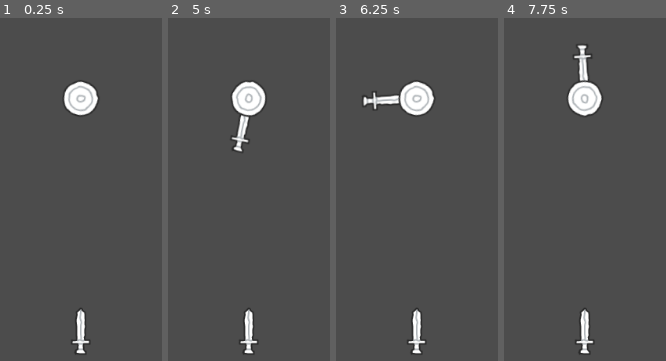
Above: before the commit, frames 1-4 (left to right).
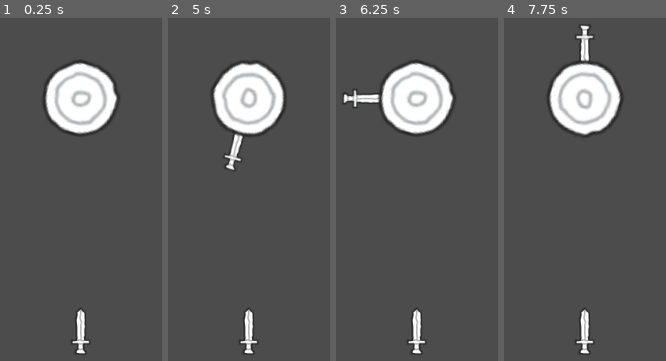
Above: after the commit, the same moments.

Repository: alijomeiy/target
Game: Godot game, scene res://Main/Main.tscn
Two runs of this game, one before a commit and one after it. Both use one fixed random seed, a clock stepped at 60 frames per second and the inputs below.
Inputs:
- Up to frame 1 (0.25 s): no input
- Up to frame 2 (5 s): tap Enter at 4.25 s
- Up to frame 3 (6.25 s): no input
- Up to frame 4 (7.75 s): no input

The runs differ from the first frame. In frame 1, 6.8% of the frame differs, in the area x 26-75%, y 12-35%; in frame 2, 7.4%; in frame 3, 7.3%; in frame 4, 7.4%, in the area x 26-74%, y 2-35%.

Commit message:
Add game over (print)     - change collision shape size, both knife and target     - Some layer change to detect knife and target easyer!

Diff:
--- a/Knifes/Knife.gd
+++ b/Knifes/Knife.gd
@@ -6,12 +6,13 @@
 export var speed: float
 
 var state
+var target
 var direction
 var key_pressed_id
 
 func _ready():
 	state = "begin"
-	var target = get_node("../Target")
+	target = get_node("../Target")
 	target.connect("arrow_entered", self, "_on_Target_arrow_entered")
 	key_pressed_id = "shoot_" + str(id)
 	direction = target.global_position - global_position
@@ -33,6 +34,12 @@
 	position += direction * speed * delta
 
 func _on_Target_arrow_entered(area):
-	print("on arrow entered!")
 	if area == $Area2D:
 		state = "collide"
+
+func _on_Area2D_area_entered(area):
+	print("target:", target.layer, " --- area: ", area.collision_layer)
+	if target.layer == area.collision_layer:
+		return
+	print(area.name)
+	print("game over!")
--- a/Knifes/Knife.tscn
+++ b/Knifes/Knife.tscn
@@ -4,7 +4,7 @@
 [ext_resource path="res://Knifes/Knife.gd" type="Script" id=2]
 
 [sub_resource type="RectangleShape2D" id=1]
-extents = Vector2( 10, 28.5 )
+extents = Vector2( 2, 28.5 )
 
 [node name="Knife" type="Node2D"]
 script = ExtResource( 2 )
@@ -12,6 +12,7 @@
 speed = 500.0
 
 [node name="Area2D" type="Area2D" parent="."]
+collision_mask = 3
 
 [node name="CollisionShape2D" type="CollisionShape2D" parent="Area2D"]
 position = Vector2( 0, 0.5 )
@@ -19,3 +20,5 @@
 
 [node name="Sprite" type="Sprite" parent="."]
 texture = ExtResource( 1 )
+
+[connection signal="area_entered" from="Area2D" to="." method="_on_Area2D_area_entered"]
--- a/Target/Target.gd
+++ b/Target/Target.gd
@@ -4,10 +4,12 @@
 
 var added_list
 var other_knife
+var layer
 
 func _ready():
 	added_list = Array()
 	other_knife = $OthersKnife
+	layer = $PhysicArea.collision_layer
 
 func _process(delta):
 	rotation_degrees += 1
--- a/Target/Target.tscn
+++ b/Target/Target.tscn
@@ -9,7 +9,8 @@
 script = ExtResource( 1 )
 
 [node name="PhysicArea" type="Area2D" parent="."]
-scale = Vector2( 2.5, 2.5 )
+scale = Vector2( 5, 5 )
+collision_layer = 2
 
 [node name="PhysicShape" type="CollisionShape2D" parent="PhysicArea"]
 shape = SubResource( 1 )
@@ -17,6 +18,7 @@
 [node name="OthersKnife" type="Node2D" parent="."]
 
 [node name="Sprite" type="Sprite" parent="."]
+scale = Vector2( 2.09375, 2.09375 )
 texture = ExtResource( 2 )
 
 [connection signal="area_entered" from="PhysicArea" to="." method="_on_PhysicArea_area_entered"]
